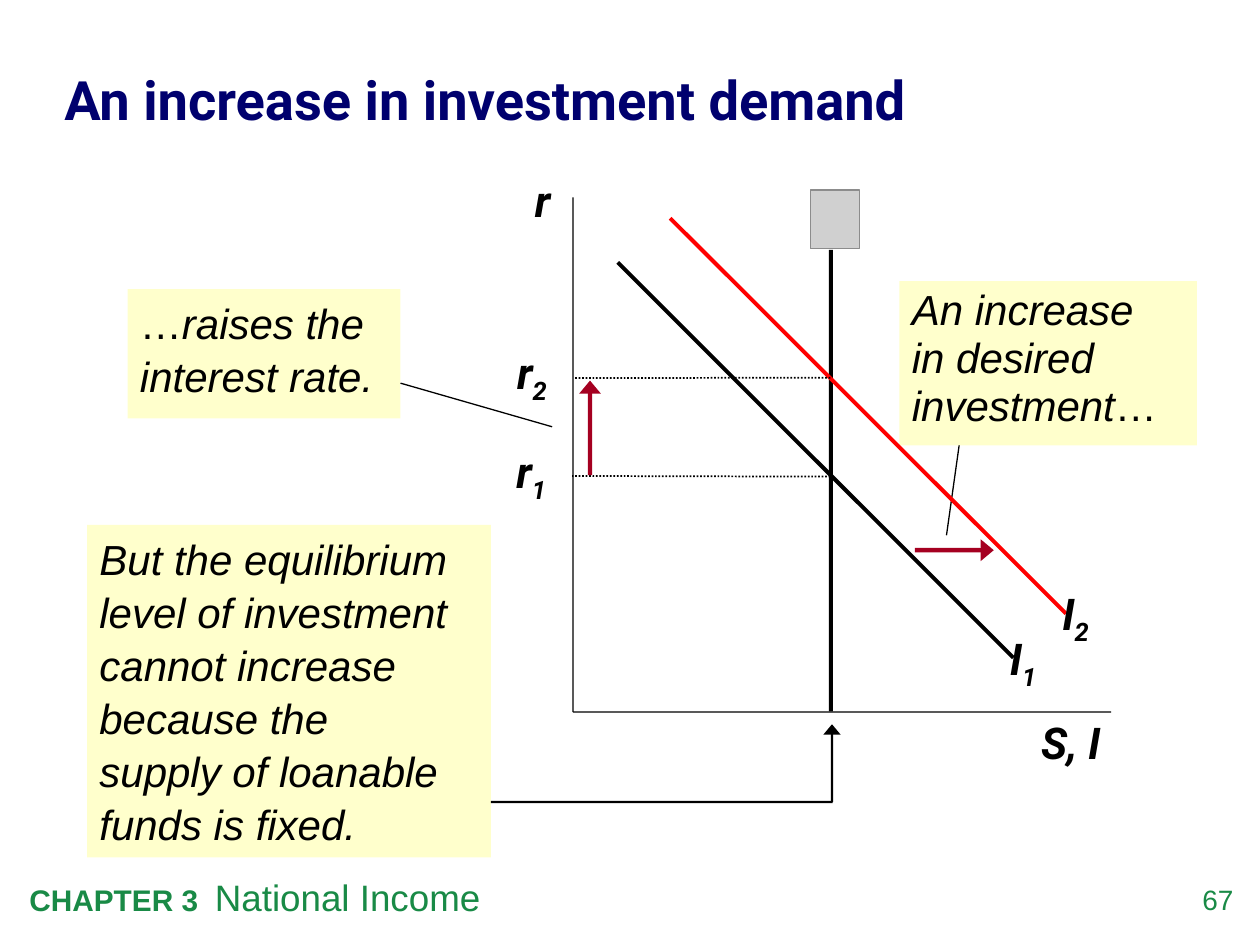
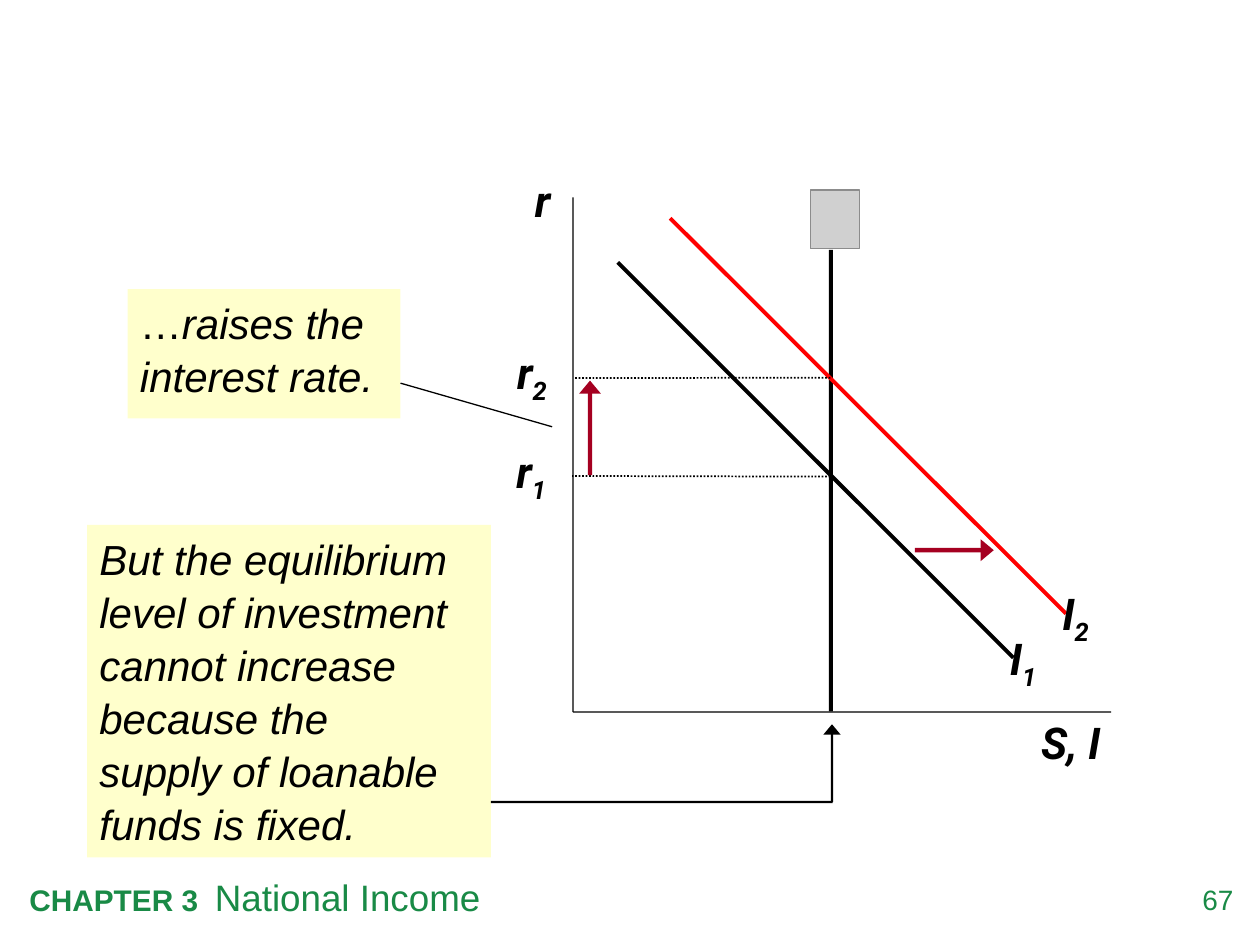
Before and after one commit to fecet/macroeconomics, a slide deck: slide 68 of Lecture Slides/mankiw9e_lecture_slides_chap03.pptx. Drawn at 1260x945 pixels with LibreOffice and Linux fonts; fonts in the diff are those of the drawing; grey boxes stand for pictures. Boxes give left, top, right and bottom in pixels: in the first picture for what was removed or moved away, otherwise in the second. Text is boxed around its words. In the diff, an @@ line names an element or a change of style, - is before the commit and + after.

```diff
--- a/Lecture Slides/mankiw9e_lecture_slides_chap03.pptx
+++ b/Lecture Slides/mankiw9e_lecture_slides_chap03.pptx
@@ title removed at box(64, 79, 906, 121) @@
-An increase in investment demand
@@ text removed at box(900, 281, 1197, 445) @@
-An increase
-in desired investment…
@@ line removed from (966, 397) to (946, 536) @@
```
Also in this commit, not shown: 1 other file.
